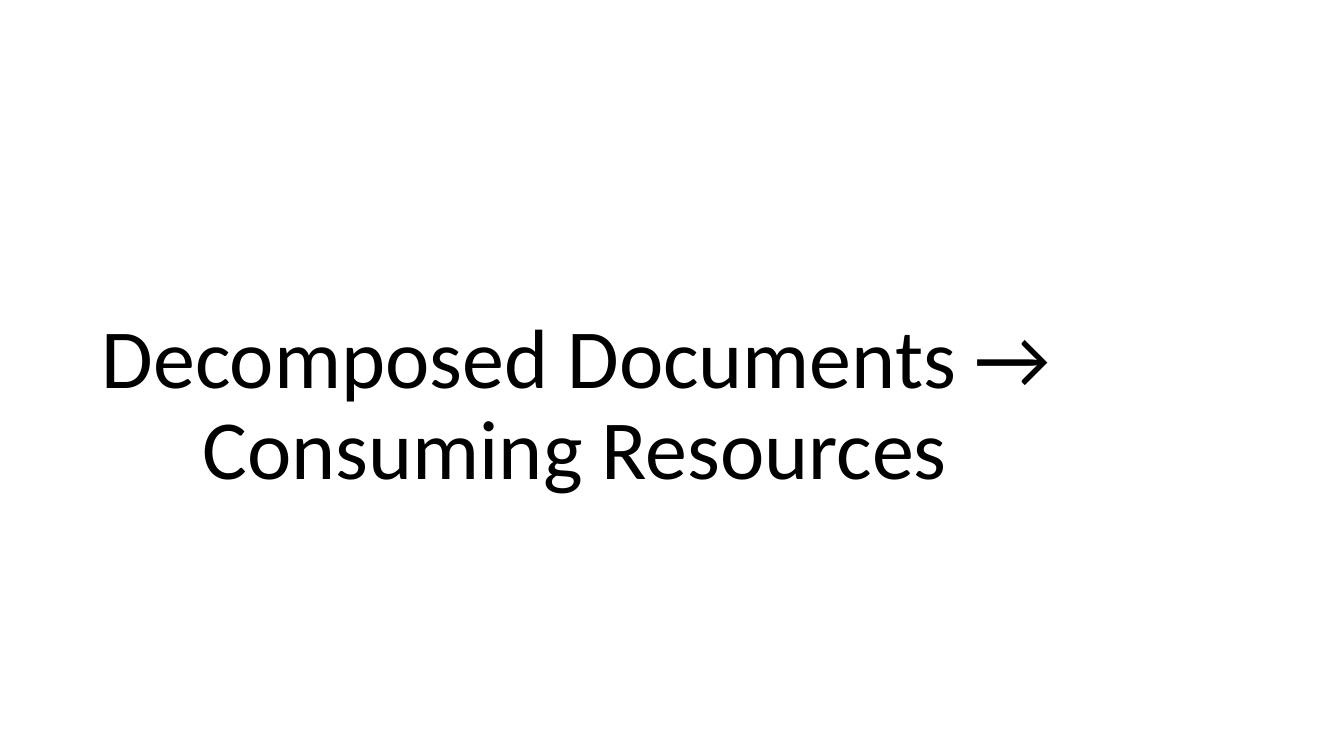
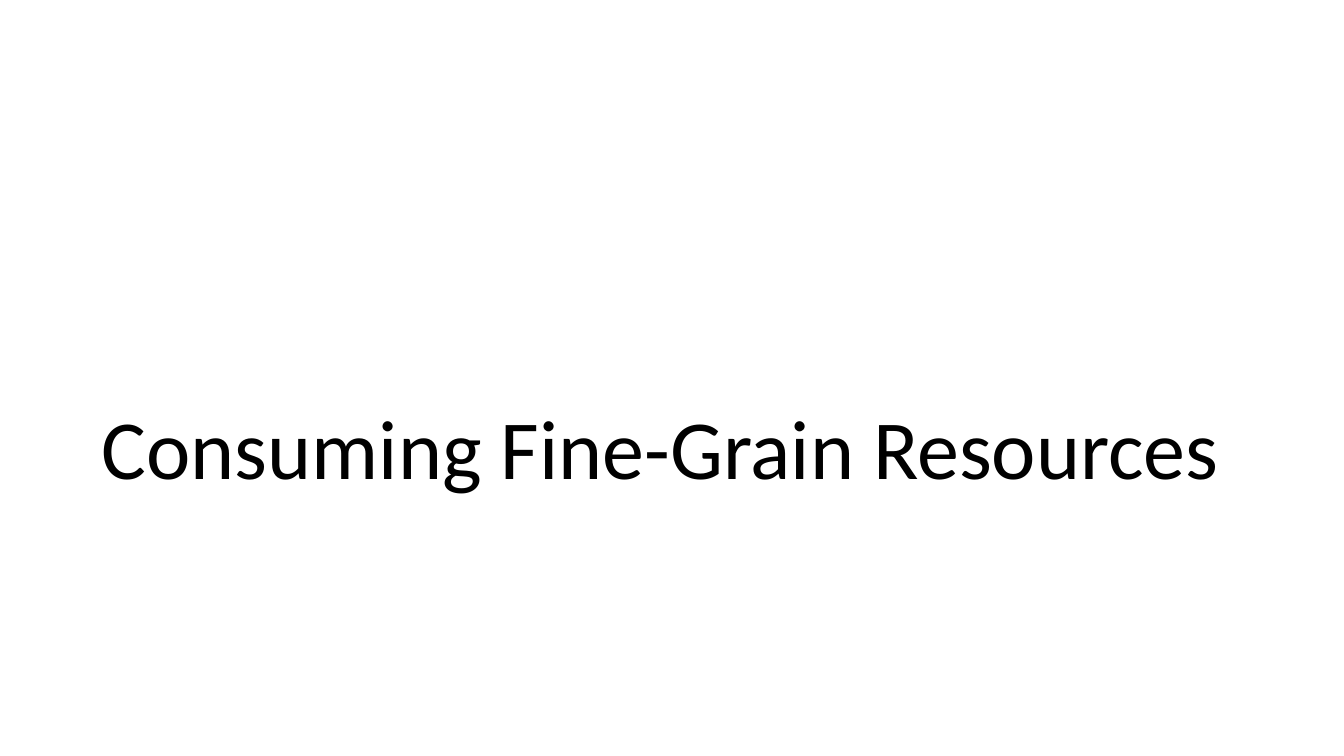
Before and after one commit to IHE/IT-Infrastructure, a slide deck: slide 22 of Presentations/XDSonFHIR-MHD+mXDE+QEDm.pptx. Drawn at 1344x756 pixels with LibreOffice and Linux fonts; fonts in the diff are those of the drawing. Boxes give left, top, right and bottom in pixels: in the first picture for what was removed or moved away, otherwise in the second. Text is boxed around its words. In the diff, an @@ line names an element or a change of style, - is before the commit and + after.

```diff
--- a/Presentations/XDSonFHIR-MHD+mXDE+QEDm.pptx
+++ b/Presentations/XDSonFHIR-MHD+mXDE+QEDm.pptx
@@ title at <box>102,421,1218,494</box>: text changed @@
-Decomposed Documents →
-Consuming Resources
+Consuming Fine-Grain Resources
```
Also in this commit, not shown: 1 other slide changed.
